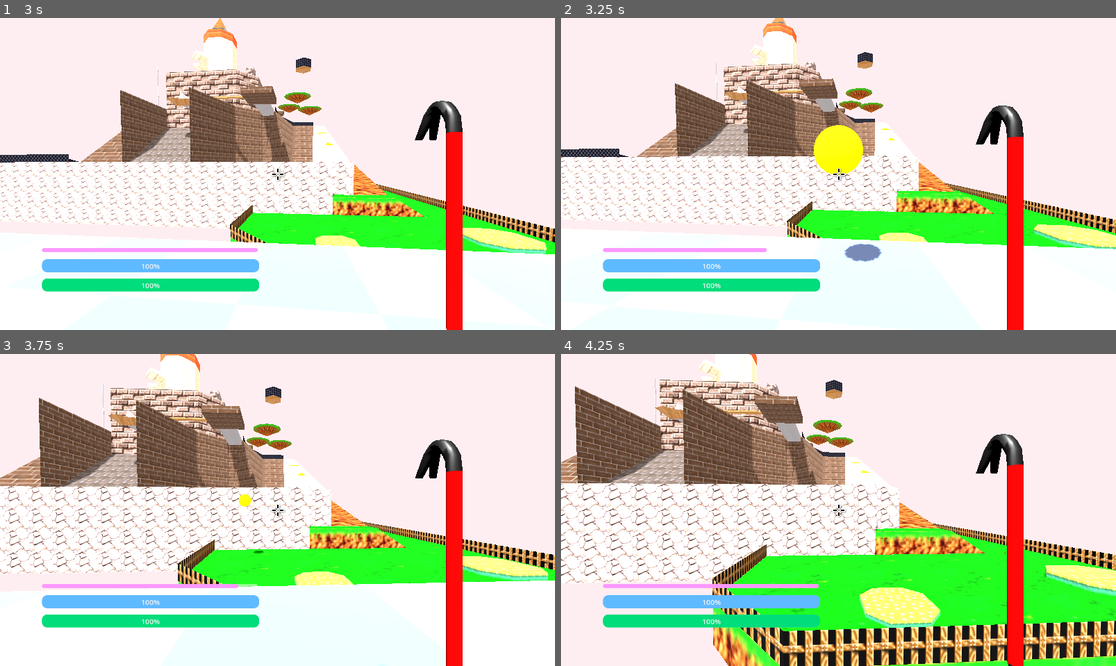
Above: before the commit, frames 1-4 (two rows, left to right).
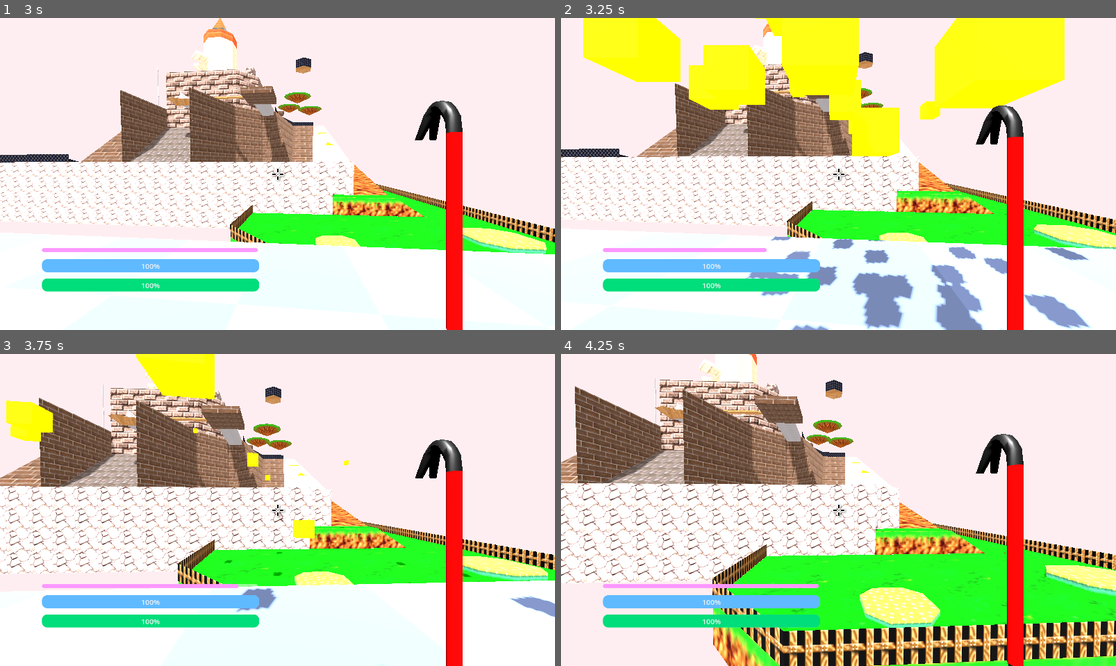
Above: after the commit, the same moments.

Repository: matousposp08/APCompSciGame
Game: Godot game, scene res://MULTIPLAYER STUFF DON'T TOUCH/AP GAME ONLY/scenes/world2.tscn
Same seed, same stepped clock (60 frames per second), same inputs: the game is played once before the commit and once after it.
Inputs (mouse positions are in pixels of both pictures, inside the frame that each line leads up to):
- Up to frame 1 (3 s): click (277, 195) at 0.52 s; type "Alex" at 0.6 s; click (277, 214) at 0.75 s; type "12" at 0.83 s; click "HOST" at 1.25 s; tap Enter (ui_accept) at 2 s; move the mouse to (305, 174) at 2.02 s; press the mouse at (305, 174) at 2.03 s; hold W (move_forward) from 2.03 s (still down); tap Space (move_jump) at 2.27 s; tap E (magic) at 2.3, 2.85 s; move the mouse to (249, 174) at 2.77 s; release the mouse at (249, 174) at 2.78 s
- Up to frame 2 (3.25 s): keep holding W (move_forward); tap Space (move_jump) at 3.02 s; click (810, 174) at 3.05 s
- Up to frame 3 (3.75 s): keep holding W (move_forward); move the mouse to (288, 503) at 3.52 s; tap F (build) at 3.6 s
- Up to frame 4 (4.25 s): keep holding W (move_forward); tap E (magic) at 3.8 s

Frame 1 is identical in both runs. In frame 2, 23% of the frame differs, in the area x 4-96%, y 0-100%; in frame 3, 3.6%; in frame 4, nothing differs.

Commit message:
ice: fix add group error, fireball explosion is not working

Diff:
--- a/scenes/player/ice.gd
+++ b/scenes/player/ice.gd
@@ -6,7 +6,6 @@
 func _ready():
 	x = 20
 	$GPUParticles3D.emitting = true
-	$Area3D.add_to_group(from)
 
 
 # Called every frame. 'delta' is the elapsed time since the previous frame.
--- a/scenes/player/player.gd
+++ b/scenes/player/player.gd
@@ -237,7 +237,7 @@
 	instance.position = $head.global_position
 	instance.transform.basis = $head.global_transform.basis
 	get_parent().add_child(instance)
-	instance.from = from
+	instance.get_node("Area3D").add_to_group(from)
 	rpc("rpc_spawn_fireball", instance.position, instance.transform.basis)
 
 @rpc func rpc_spawn_fireball(position, basis):
@@ -322,9 +322,9 @@
 
 func spawn_ice(position, basis):
 	var instance = ICE.instantiate()
+	instance.from = from
 	instance.position = position
 	instance.transform.basis = basis
-	instance.from = from
 	get_parent().add_child(instance)
 	rpc("rpc_spawn_ice", position, basis)
 
